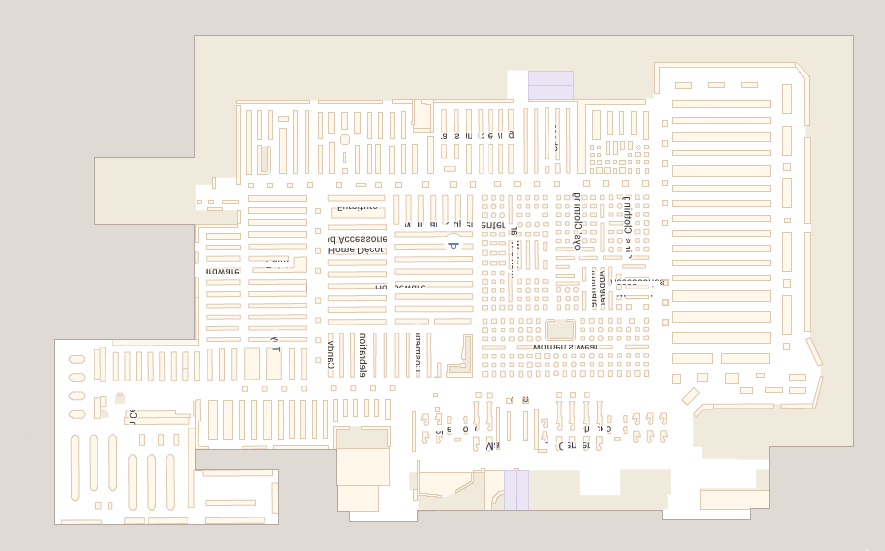
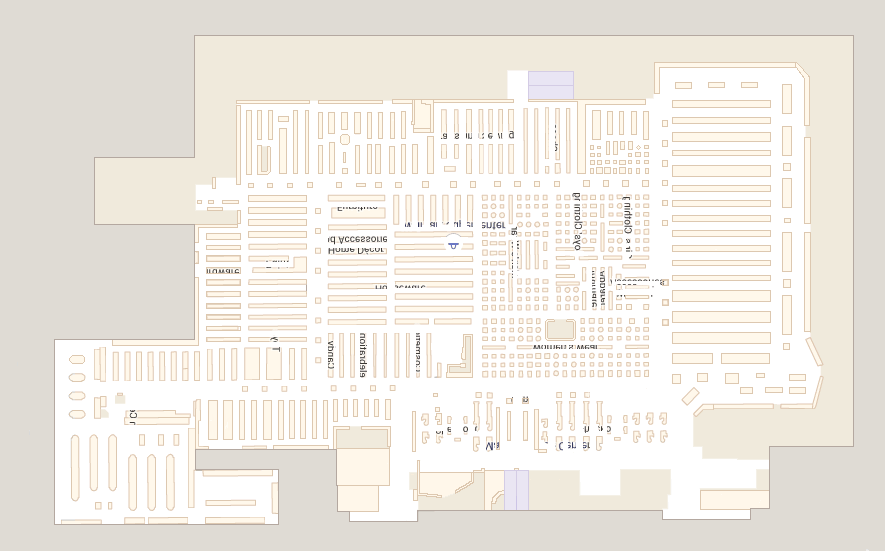
Comparing the layer stacks of the two 885x551 images. Changes:
painted on "walmart-layout.png" over [68,225,241,364]
